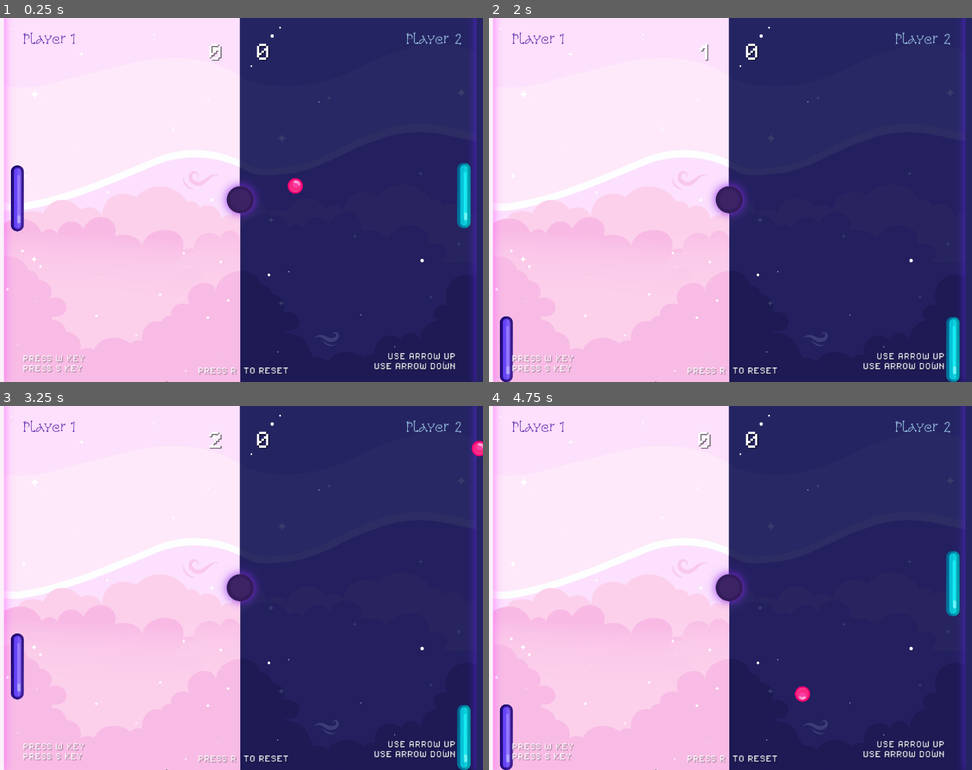
Above: before the commit, frames 1-4 (two rows, left to right).
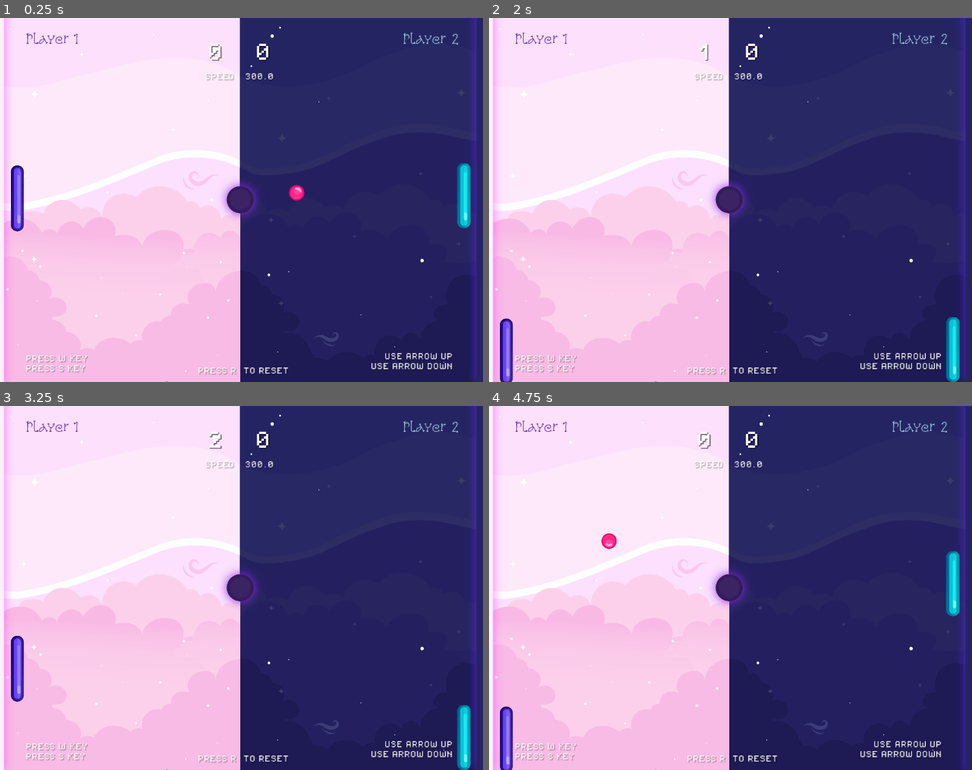
Above: after the commit, the same moments.

Repository: kaeri-gg/pong-game
Game: Godot game, scene res://scenes/game.tscn
Two runs of this game, one before a commit and one after it. Both use one fixed random seed, a clock stepped at 60 frames per second and the inputs below.
Inputs:
- Up to frame 1 (0.25 s): no input
- Up to frame 2 (2 s): tap W (paddleLeft_up) at 0.5, 1.25 s; hold Down (paddleRight_down) 0.53-1.28 s; hold S (paddleLeft_down) from 1.28 s (still down)
- Up to frame 3 (3.25 s): tap W (paddleLeft_up) at 2, 2.75 s; release S (paddleLeft_down) at 2.03 s; hold Down (paddleRight_down) 2.03-2.78 s; hold W (paddleLeft_up) from 2.78 s (still down)
- Up to frame 4 (4.75 s): release W (paddleLeft_up) at 3.53 s; hold S (paddleLeft_down) from 3.53 s (still down); tap R (press_reset) at 4.15 s; tap W (paddleLeft_up) at 4.25 s

The runs differ from the first frame. In frame 1, 1.3% of the frame differs, in the area x 4-96%, y 4-98%; in frame 2, 1.2%; in frame 3, 1.3%; in frame 4, 1.4%, in the area x 2-96%, y 4-100%.

Commit message:
Add ball speed counter and dynamic speed increase
Introduced a speed counter label to the UI and updated ball.gd to increase the ball's speed each time it collides with a paddle, up to a maximum. Added class_name to paddle scripts for type checking, improved type annotations, and made minor UI adjustments to label positions. Also enabled GDScript untyped declaration warnings in project settings.

Diff:
--- a/game_manager.gd
+++ b/game_manager.gd
@@ -1,10 +1,9 @@
 extends Node
 
-@export var left_score = 0
-@export var right_score = 0
+@export var left_score: int = 0
+@export var right_score: int = 0
 @onready var score_left: Label = $"../Labels/Score-Left"
 @onready var score_right: Label = $"../Labels/Score-Right"
-
 
 func left_add_point() -> void:
 	left_score += 1
--- a/project.godot
+++ b/project.godot
@@ -18,6 +18,10 @@
 [autoload]
 
 Music="*res://scenes/music.tscn"
+
+[debug]
+
+gdscript/warnings/untyped_declaration=1
 
 [display]
 
--- a/scenes/ball.tscn
+++ b/scenes/ball.tscn
@@ -57,7 +57,7 @@
 scale = Vector2(0.10649609, 0.109197736)
 sprite_frames = SubResource("SpriteFrames_fwo8l")
 autoplay = "default"
-frame_progress = 0.93313473
+frame_progress = 0.89564615
 
 [node name="CollisionShape2D" type="CollisionShape2D" parent="."]
 shape = SubResource("CircleShape2D_v8l5b")
--- a/scenes/game.tscn
+++ b/scenes/game.tscn
@@ -71,7 +71,7 @@
 scale = Vector2(-0.11287038, 0.11165004)
 
 [node name="CollisionShape2D-Left" type="CollisionShape2D" parent="Paddles/Paddle-Left"]
-position = Vector2(0.00048828125, 0.12838364)
+position = Vector2(0.00048828125, 26.707764)
 rotation = 1.5707964
 scale = Vector2(0.9999992, 0.9999991)
 shape = SubResource("RectangleShape2D_iywne")
@@ -82,7 +82,7 @@
 collision_mask = 1
 
 [node name="CollisionShape2D-Right" type="CollisionShape2D" parent="Paddles/Paddle-Right"]
-position = Vector2(-0.03540039, 0.2832241)
+position = Vector2(-0.03515625, 0.28320313)
 rotation = 1.5780694
 scale = Vector2(0.99999976, 0.99999976)
 shape = SubResource("RectangleShape2D_u5sy4")
@@ -131,9 +131,9 @@
 
 [node name="Player 1 - Label" type="Label" parent="Labels"]
 texture_filter = 1
-offset_left = -287.0
+offset_left = -283.0
 offset_top = 210.0
-offset_right = -154.0
+offset_right = -150.0
 offset_bottom = 245.0
 theme_override_colors/font_shadow_color = Color(0, 0, 0, 0.2)
 theme_override_fonts/font = ExtResource("7_u5sy4")
@@ -144,9 +144,9 @@
 
 [node name="Player 2 - Label" type="Label" parent="Labels"]
 texture_filter = 1
-offset_left = 139.0
+offset_left = 135.0
 offset_top = 207.0
-offset_right = 284.0
+offset_right = 280.0
 offset_bottom = 242.0
 theme_override_colors/font_shadow_color = Color(0, 0, 0, 0.2)
 theme_override_fonts/font = ExtResource("7_u5sy4")
@@ -170,11 +170,24 @@
 vertical_alignment = 1
 uppercase = true
 
+[node name="Speed Counter" type="Label" parent="Labels"]
+texture_filter = 1
+offset_left = -74.0
+offset_top = -174.0
+offset_right = 71.0
+offset_bottom = -139.0
+theme_override_colors/font_shadow_color = Color(0, 0, 0, 0.2)
+theme_override_fonts/font = ExtResource("7_u5sy4")
+theme_override_font_sizes/font_size = 9
+horizontal_alignment = 1
+vertical_alignment = 1
+uppercase = true
+
 [node name="Player 1" type="Label" parent="Labels"]
 texture_filter = 1
-offset_left = -287.0
+offset_left = -283.0
 offset_top = -218.0
-offset_right = -247.0
+offset_right = -212.0
 offset_bottom = -195.0
 theme_override_colors/font_color = Color(0.24429417, 0.0005435887, 0.60466045, 1)
 theme_override_colors/font_shadow_color = Color(0, 0, 0, 0)
@@ -183,9 +196,9 @@
 
 [node name="Player 2" type="Label" parent="Labels"]
 texture_filter = 1
-offset_left = 218.0
+offset_left = 214.0
 offset_top = -218.0
-offset_right = 293.0
+offset_right = 289.0
 offset_bottom = -195.0
 theme_override_colors/font_color = Color(0.7115901, 0.9272608, 0.9999997, 1)
 theme_override_fonts/font = ExtResource("9_0tnpc")
--- a/scripts/ball.gd
+++ b/scripts/ball.gd
@@ -3,23 +3,41 @@
 
 @onready var collide_sound: AudioStreamPlayer2D = $CollideSound
 @onready var score_sound: AudioStreamPlayer2D = $ScoreSound
+@onready var speed_counter: Label = $"../Labels/Speed Counter"
 
-const SPEED = 300.0
+const BASE_SPEED: = 300.0
+const SPEED_INCREMENT: = 40.0
+const MAX_SPEED: = 800.0
+
+var current_speed: float
 var direction: Vector2
 
 func _ready() -> void:
 	reset()
 
 func _physics_process(delta: float) -> void:
-	var collision = move_and_collide(velocity * delta)
+	var collision: = move_and_collide(velocity * delta)
 
 	if collision:
 		# Reflect the velocity vector when hitting something
-		var normal = collision.get_normal()
+		var normal: = collision.get_normal()
 		velocity = velocity.bounce(normal)
 
 		collide_sound.play()
 
+		var body: = collision.get_collider()
+		if body is PaddleLeft or body is PaddleRight:
+			increase_speed()
+
+func increase_speed() -> void:
+	# Min method returns minimum number and sets it as its current speed
+	# current_speed = min(current_speed + SPEED_INCREMENT, MAX_SPEED)
+
+	if current_speed + SPEED_INCREMENT <= MAX_SPEED:
+		current_speed = current_speed + SPEED_INCREMENT
+
+	velocity = velocity.normalized() * current_speed
+	speed_counter.text = str("Speed   ", current_speed)
 
 # Get random horizontal direction
 func get_random_x() -> int:
@@ -34,7 +52,7 @@
 	# It's float value, so it can be 0.34 or -0.123
 	# It decides how much random rotation it will have
 	# We need to make the range between PI value
-	return randf_range(-2, 2)
+	return randf_range(-1, 1)
 
 func get_direction_vector(x_dir: int, y_dir: float) -> Vector2:
 	# We create a new vector (2d) from x and y values and we normalize it
@@ -46,18 +64,20 @@
 	return Vector2(x_dir, y_dir).normalized()
 
 func get_random_direction() -> Vector2:
-	var x_dir = get_random_x()
-	var y_dir = get_random_y()
+	var x_dir: = get_random_x()
+	var y_dir: = get_random_y()
 
 	return get_direction_vector(x_dir, y_dir)
 
 func reset() -> void:
 	position = Vector2.ZERO
+	current_speed = BASE_SPEED
 
 	# Start the ball in a random horizontal direction
 	# With random vertical rotation
 	direction = get_random_direction()
-	velocity = direction * SPEED
+	velocity = direction * BASE_SPEED
+	speed_counter.text = str("Speed   ", BASE_SPEED)
 
 func play_score_sound() -> void:
 	score_sound.play()
--- a/scripts/game.gd
+++ b/scripts/game.gd
@@ -4,4 +4,3 @@
 
 	if Input.is_action_just_pressed("press_reset"):
 		get_tree().reload_current_scene()
-		print("press reset")
--- a/scripts/paddle-left.gd
+++ b/scripts/paddle-left.gd
@@ -1,3 +1,4 @@
+class_name PaddleLeft
 extends CharacterBody2D
 
 @export var speed: float = 700.0
@@ -5,7 +6,7 @@
 func _physics_process(_delta: float) -> void:
 
 	# Each frame start it is Zero vector Vector(0,0)
-	var direction = Vector2.ZERO
+	var direction: = Vector2.ZERO
 
 	# If pressed change direction Y
 	if Input.is_action_pressed("paddleLeft_up"):
--- a/scripts/paddle-right.gd
+++ b/scripts/paddle-right.gd
@@ -1,3 +1,4 @@
+class_name PaddleRight
 extends CharacterBody2D
 
 @export var speed: float = 700.0
@@ -5,7 +6,7 @@
 func _physics_process(_delta: float) -> void:
 
 	# Each frame start it is Zero vector Vector(0,0)
-	var direction = Vector2.ZERO
+	var direction: = Vector2.ZERO
 
 	# If pressed change direction Y
 	if Input.is_action_pressed("paddleRight_up"):
